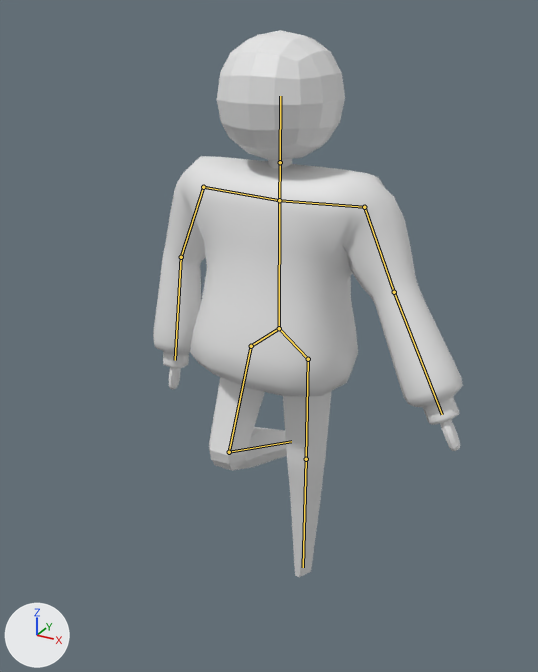
Before and after pictures for a commit that changed the Blender file assets/3d/models/characters/player_v2.blend.
Camera for both pictures: a 50 mm camera at (4.19, -7.89, 7.6) aimed at (0.0, -0.28, 3.79). Lighting does not change. The marker at lower left points along +X, +Y and +Z. The older version comes first. Both versions are drawn at frame 10 of the action 'walk'; the numbers are the values there. The bones that bend it are drawn over the model as lines.

Names of what the first picture shows: 'Hands', 'Head', 'HoodieBody', 'Legs'.
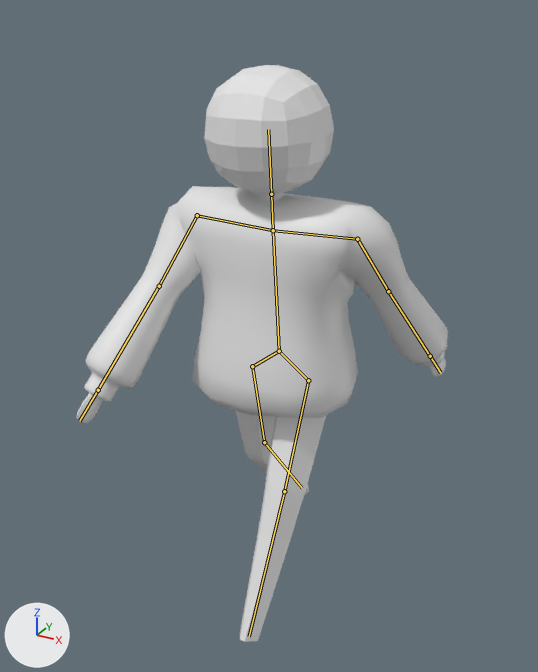
Location of each change, [x1, y1, x2, y2] in pixels of the pictures (538 x 672 px):
```json
{"object": "HoodieBody", "change": "posed", "before": [153, 156, 463, 425], "after": [84, 186, 448, 418], "on screen": "17% wider, 14% shorter"}
{"object": "Head", "change": "posed", "before": [217, 30, 345, 169], "after": [204, 65, 334, 202]}
{"object": "Legs", "change": "posed", "before": [209, 377, 332, 577], "after": [235, 410, 326, 642]}
{"object": "Hands", "change": "posed", "before": [169, 367, 460, 451], "after": [77, 358, 446, 423], "on screen": "27% wider, 22% shorter"}
{"bone": "Bone", "before": "(279, 328) to (279, 200)", "after": "(279, 351) to (273, 230)"}
{"bone": "UpperArm.L", "before": "(364, 207) to (394, 292)", "after": "(357, 239) to (388, 291)"}
{"bone": "UpperArm.R", "before": "(203, 187) to (181, 257)", "after": "(197, 215) to (159, 286)"}
{"bone": "LowerArm.R", "before": "(181, 257) to (175, 360)", "after": "(159, 286) to (98, 390)"}
{"bone": "UpperLeg.L", "before": "(308, 359) to (306, 459)", "after": "(308, 380) to (284, 491)"}
{"bone": "LowerLeg.L", "before": "(306, 459) to (303, 567)", "after": "(284, 491) to (249, 636)"}
{"bone": "UpperLeg.R", "before": "(251, 346) to (229, 452)", "after": "(252, 366) to (264, 442)"}
{"bone": "LowerLeg.R", "before": "(229, 452) to (291, 441)", "after": "(264, 442) to (302, 488)"}
```

The change, as JSON lines over the scene's bpy script:
```json
{"block": "bone_bone", "where": "bone_bone = bpy.data.objects['Armature'].pose.bones['Bone']"}
{"op": "set", "path": "bone_bone.location", "old": "(0.0, -0.01, 0.0)", "new": "(0.0, -0.34, 0.0)"}
{"op": "set", "path": "bone_bone.rotation_quaternion", "old": "(1.0, 0.0, 0.0, 0.0)", "new": "(0.999, 0.048, 0.0, 0.0)", "note": "degrees (0, 0, 0) -> degrees (6, 0, 0)"}
{"block": "bone_upperarm_l", "where": "bone_upperarm_l = bpy.data.objects['Armature'].pose.bones['UpperArm.L']  # child of 'Shoulder.L'"}
{"op": "set", "path": "bone_upperarm_l.rotation_quaternion", "old": "(0.819, 0.018, -0.141, -0.477)", "new": "(0.745, -0.149, 0.244, -0.603)", "note": "degrees (11, -13, -62) -> degrees (-32, 11, -81)"}
{"block": "bone_upperarm_r", "where": "bone_upperarm_r = bpy.data.objects['Armature'].pose.bones['UpperArm.R']  # child of 'Shoulder.R'"}
{"op": "set", "path": "bone_upperarm_r.rotation_quaternion", "old": "(0.798, 0.065, -0.039, 0.533)", "new": "(0.736, 0.276, 0.252, 0.565)", "note": "degrees (4, -8, 67) -> degrees (44, 3, 76)"}
{"block": "bone_lowerarm_r", "where": "bone_lowerarm_r = bpy.data.objects['Armature'].pose.bones['LowerArm.R']  # child of 'UpperArm.R'"}
{"op": "set", "path": "bone_lowerarm_r.rotation_quaternion", "old": "(0.984, 0.156, -0.068, -0.052)", "new": "(1.0, 0.0, 0.0, 0.0)", "note": "degrees (18, -7, -7) -> degrees (0, 0, 0)"}
{"block": "bone_upperleg_l", "where": "bone_upperleg_l = bpy.data.objects['Armature'].pose.bones['UpperLeg.L']  # child of 'Bone.007'"}
{"op": "set", "path": "bone_upperleg_l.rotation_quaternion", "old": "(1.0, 0.0, 0.0, -0.013)", "new": "(0.959, 0.0, 0.004, -0.284)", "note": "degrees (0, 0, -1) -> degrees (0, 0, -33)"}
{"block": "bone_lowerleg_l", "where": "bone_lowerleg_l = bpy.data.objects['Armature'].pose.bones['LowerLeg.L']  # child of 'UpperLeg.L'"}
{"op": "set", "path": "bone_lowerleg_l.rotation_quaternion", "old": "(1.0, 0.0, -0.001, 0.029)", "new": "(1.0, 0.004, 0.001, -0.021)", "note": "degrees (0, 0, 3) -> degrees (0, 0, -2)"}
{"block": "bone_upperleg_r", "where": "bone_upperleg_r = bpy.data.objects['Armature'].pose.bones['UpperLeg.R']  # child of 'Bone.010'"}
{"op": "set", "path": "bone_upperleg_r.rotation_quaternion", "old": "(0.979, 0.0, 0.003, -0.202)", "new": "(0.997, 0.0, 0.001, 0.081)", "note": "degrees (0, 0, -23) -> degrees (0, 0, 9)"}
{"block": "bone_lowerleg_r", "where": "bone_lowerleg_r = bpy.data.objects['Armature'].pose.bones['LowerLeg.R']  # child of 'UpperLeg.R'"}
{"op": "set", "path": "bone_lowerleg_r.rotation_quaternion", "old": "(0.712, 0.0, 0.013, 0.702)", "new": "(0.979, -0.001, 0.004, 0.204)", "note": "degrees (1, 1, 89) -> degrees (0, 0, 23)"}
```
